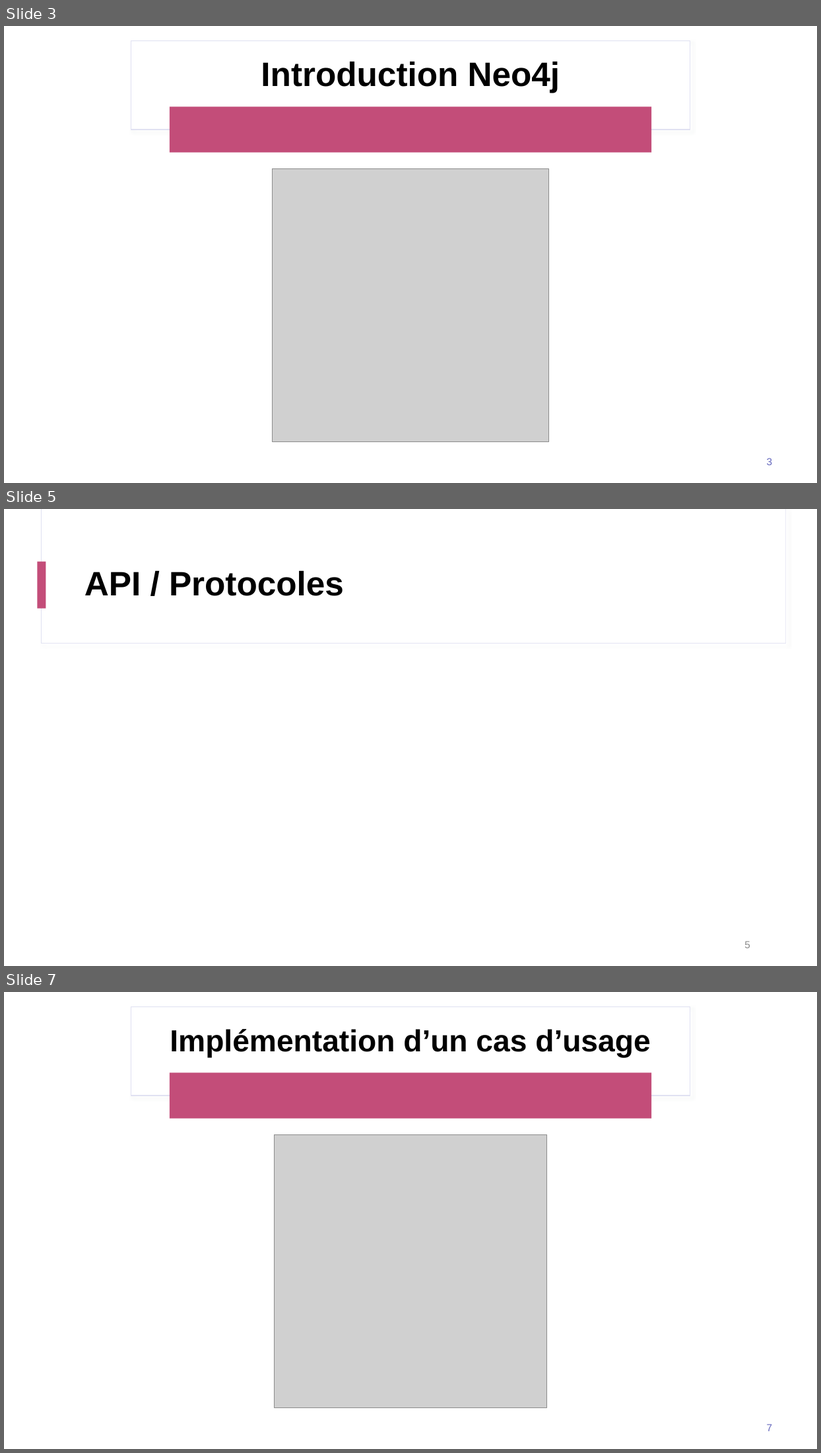
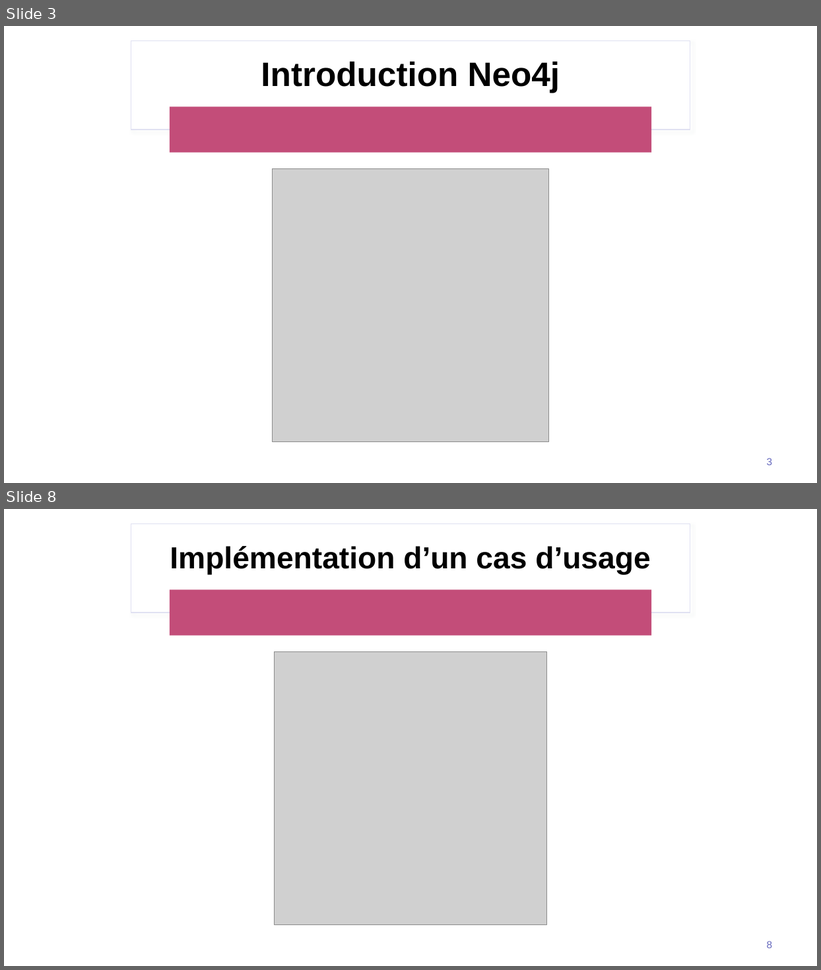
Before and after one commit to clementmariebrisson/neo4j-recommandation-engine, a slide deck: Presentation Neo4j.pptx. Shown one above the other, each under a label of ours: slides 3, 5 and 7 before the commit, slides 3 and 8 after it; the slides between them are not shown. The pictures are 821x1453 and 821x970 pixels, drawn with LibreOffice and Linux fonts; fonts in the diff are those of the drawing; grey boxes stand for pictures. Boxes give left, top, right and bottom in pixels: in the first picture for what was removed or moved away, otherwise in the second. Text is boxed around its words. In the diff, an @@ line names an element or a change of style, - is before the commit and + after.

```diff
--- a/Presentation Neo4j.pptx
+++ b/Presentation Neo4j.pptx
@@ slide 5 removed at (4, 509, 817, 966), background #FFFFFF; not listed: 2 template elements that a slide beside it also shows @@
@@ rectangle removed at (38, 561, 46, 609) @@
@@ title removed at (85, 570, 344, 596) @@
-API / Protocoles
@@ page number removed at (745, 941, 750, 949) @@
-5
@@ what was slide 7 is now slide 8 @@
@@ page number at (767, 941, 773, 949): text changed @@
-7
+8
```
Also in this commit, not shown: 2 slides changed, 2 slides added.
